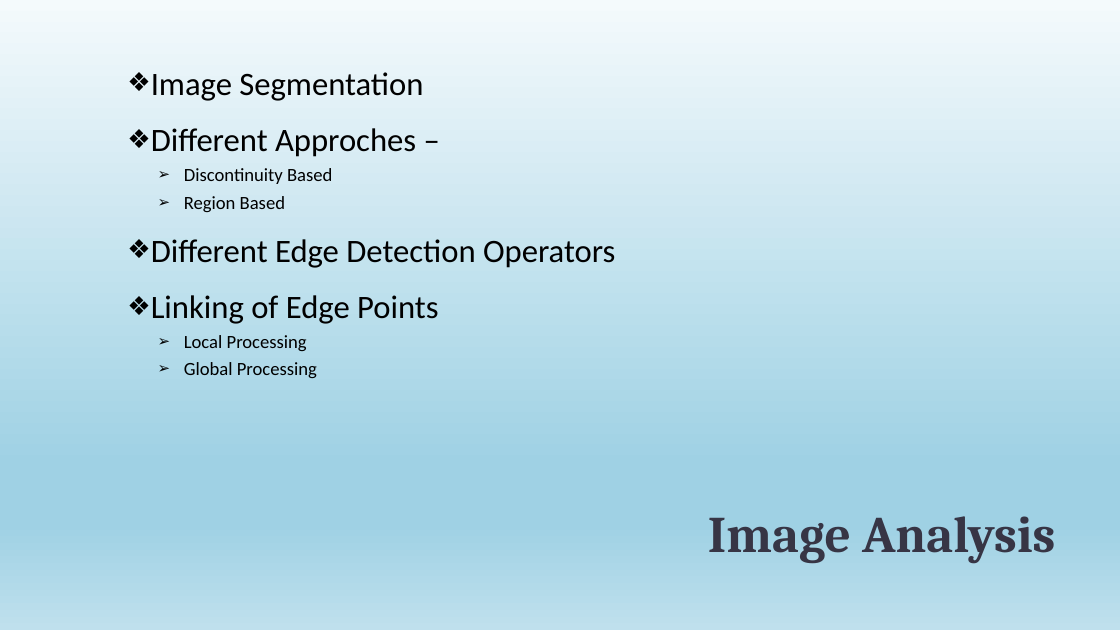
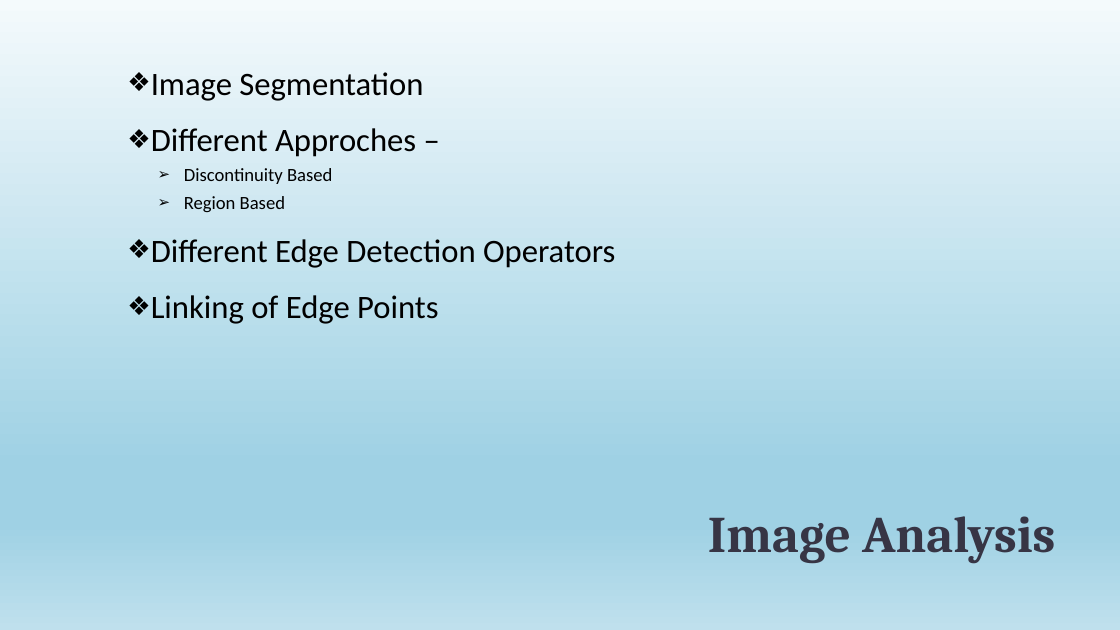
Before and after one commit to ravikumarmodi/Image-Segmentation, a slide deck: slide 3 of Image Segmentation.pptx. Drawn at 1120x630 pixels with LibreOffice and Linux fonts; fonts in the diff are those of the drawing. Boxes give left, top, right and bottom in pixels: in the first picture for what was removed or moved away, otherwise in the second. Text is boxed around its words. In the diff, an @@ line names an element or a change of style, - is before the commit and + after.

```diff
--- a/Image Segmentation.pptx
+++ b/Image Segmentation.pptx
@@ text at box(184, 335, 317, 378): paragraphs removed @@
-  ➢ Local Processing
-  ➢ Global Processing
```
Also in this commit, not shown: 1 other slide changed, 3 slides added.
